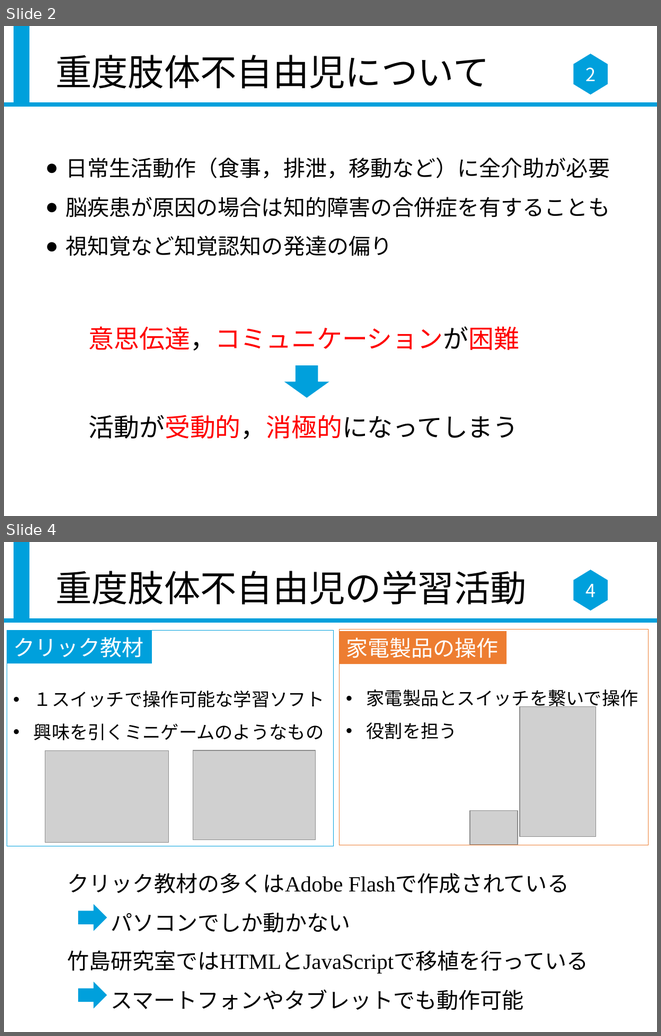
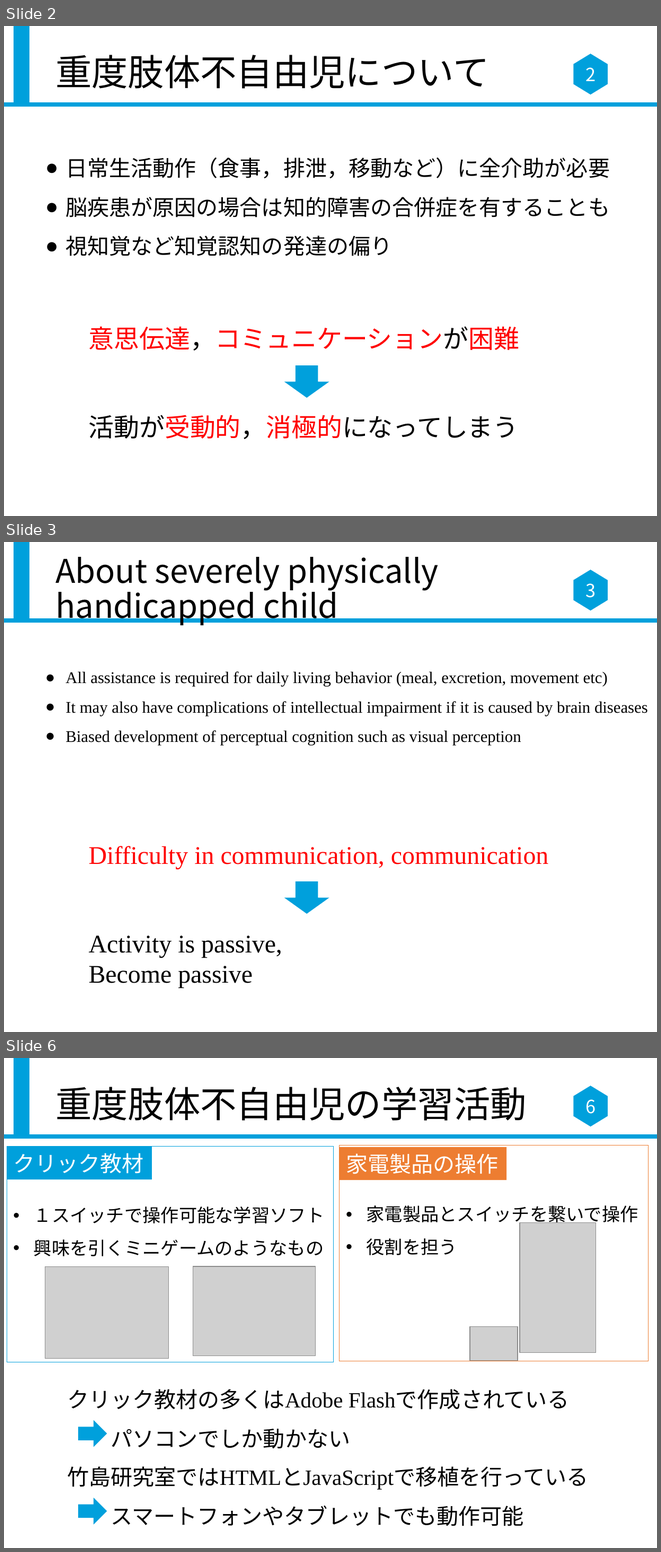
Before and after one commit to mimiiiz/SummerTrainning, a slide deck: 発表スライド432.pptx. Shown one above the other, each under a label of ours: slides 2 and 4 before the commit, slides 2, 3 and 6 after it; the slides between them are not shown. The pictures are 661x1036 and 661x1552 pixels, drawn with LibreOffice and Linux fonts; fonts in the diff are those of the drawing; grey boxes stand for pictures. Boxes give left, top, right and bottom in pixels: in the first picture for what was removed or moved away, otherwise in the second. Text is boxed around its words. In the diff, an @@ line names an element or a change of style, - is before the commit and + after.

```diff
--- a/発表スライド432.pptx
+++ b/発表スライド432.pptx
@@ slide 3 added at (4,542,657,1032), background #FFFFFF; not listed: 3 template elements that a slide beside it also shows @@
@@ title added at (55,557,439,625), 36 pt, text #000000 @@
+About severely physically handicapped child
@@ page number added at (585,583,595,598), 20 pt, text #FFFFFF @@
+3
@@ text added at (65,671,648,745), 18 pt, text #000000 @@
+● All assistance is required for daily living behavior (meal, excretion, movement etc)
+● It may also have complications of intellectual impairment if it is caused by brain diseases
+● Biased development of perceptual cognition such as visual perception
@@ text added at (89,846,548,869), 28 pt, text #FF0000 @@
+Difficulty in communication, communication
@@ right arrow added at (284,882,329,914), fill #00A0DC @@
@@ text added at (89,935,282,988), 28 pt, text #000000 @@
+Activity is passive,
+Become passive
@@ what was slide 4 is now slide 6 @@
@@ page number at (585,1099,595,1114): text changed @@
-4
+6
```
Also in this commit, not shown: 1 slide changed, 4 other slides added.
